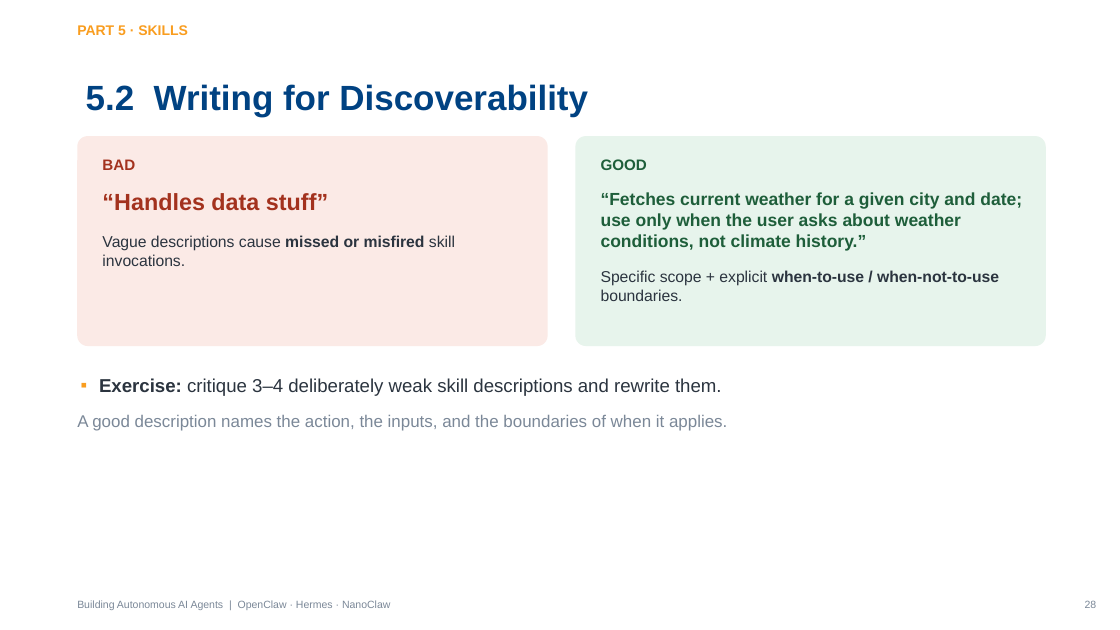
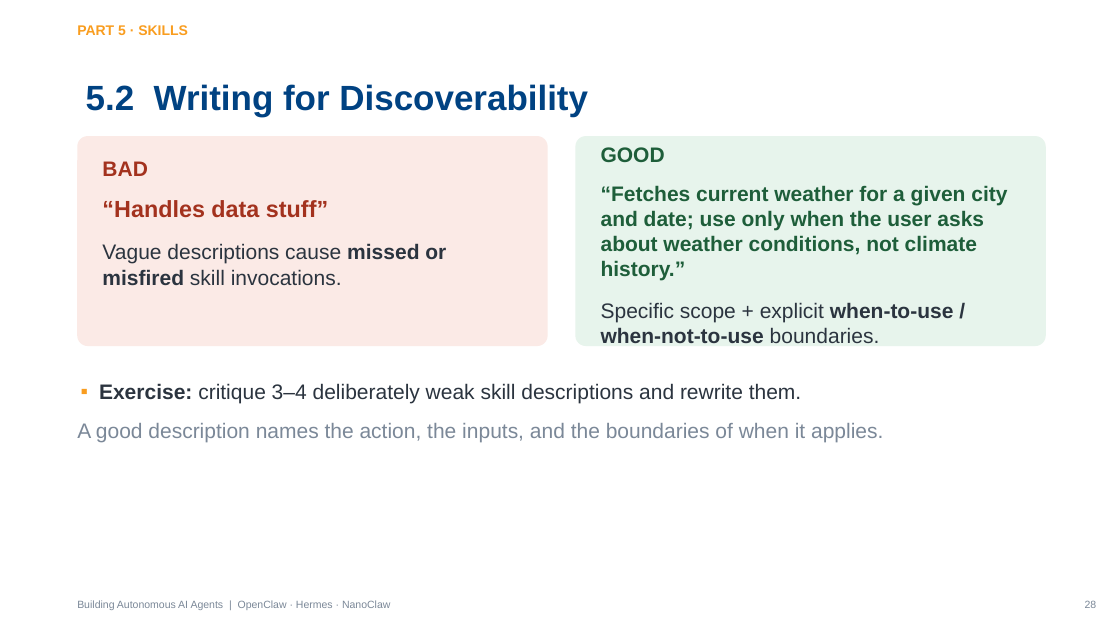
Before and after one commit to kenken64/Building-Autonomous-AI-Agent, a slide deck: slide 28 of slides/Building-Autonomous-AI-Agents-Lecture.pptx. Drawn at 1120x630 pixels with LibreOffice and Linux fonts; fonts in the diff are those of the drawing; background and template pictures are left out. Boxes give left, top, right and bottom in pixels: in the first picture for what was removed or moved away, otherwise in the second. Text is boxed around its words. In the diff, an @@ line names an element or a change of style, - is before the commit and + after.

```diff
--- a/slides/Building-Autonomous-AI-Agents-Lecture.pptx
+++ b/slides/Building-Autonomous-AI-Agents-Lecture.pptx
@@ text "GOOD": place and size @@
-text "GOOD" at bbox=[601, 159, 1022, 301]
+text "GOOD" at bbox=[601, 147, 1007, 343]
@@ text "GOOD" at bbox=[601, 147, 1007, 343]: size 13 to 18 pt in "GOOD"; size 15 to 18 pt in "“Fetches current weather for a given city ..."; size 13.5 to 18 pt in "Specific scope + explicit when-to-use / when-not-to-use ..." @@
@@ text at bbox=[102, 161, 446, 285]: size 13 to 18 pt in "BAD"; size 13.5 to 18 pt in "Vague descriptions cause missed or misfired skill ..." @@
@@ text "Exercise: critique 3–4 deliberately weak ..." at bbox=[77, 383, 883, 443]: size 16 to 18 pt in "Exercise: critique 3–4 deliberately weak skill descriptions ..."; size 14.5 to 18 pt in "A good description names the action, the ..." @@
```
Also in this commit, not shown: 49 other slides changed, 4 other files.
